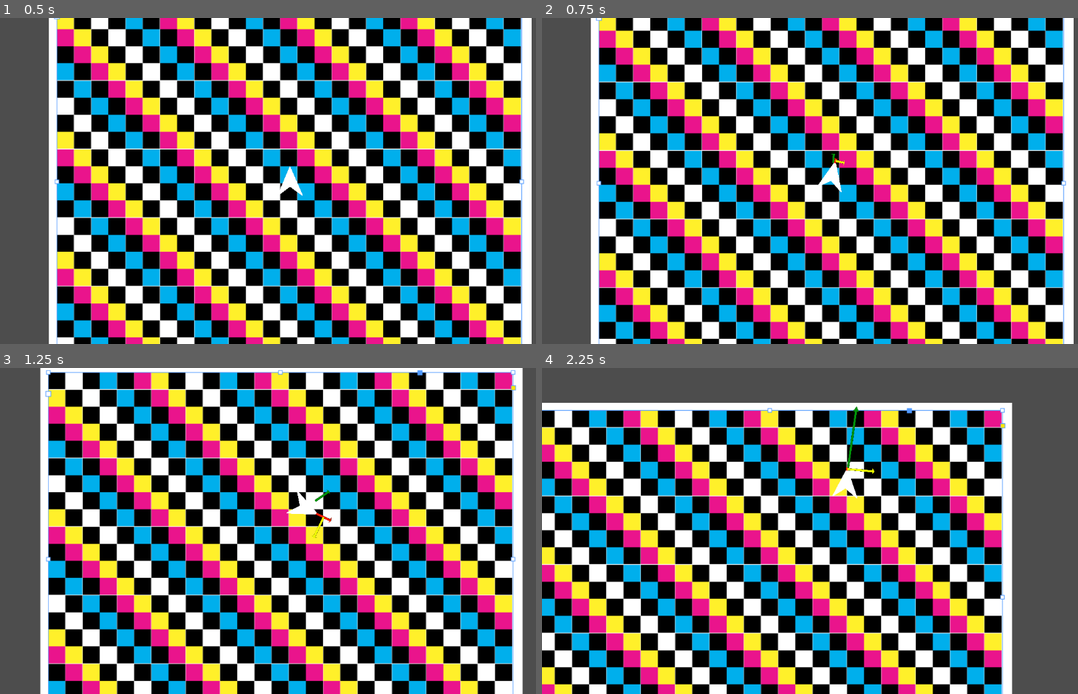
Above: before the commit, frames 1-4 (two rows, left to right).
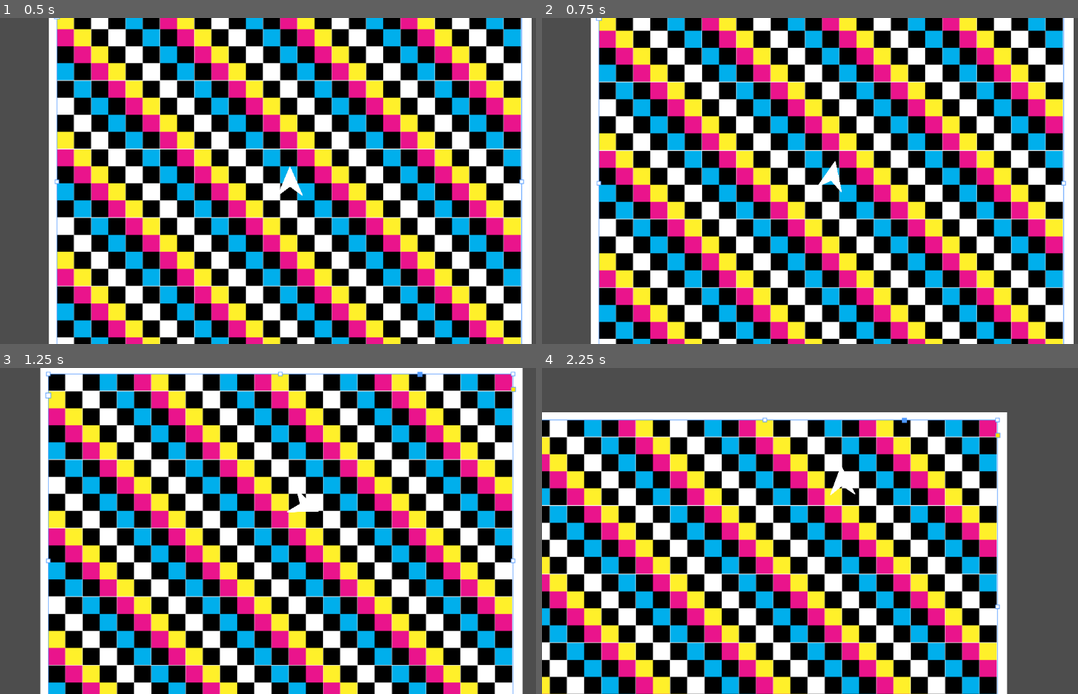
Above: after the commit, the same moments.

Repository: ParadoxArcher/Angle_Advantage
Game: Godot game, scene res://Scenes/GameScene.tscn
The game is run twice, just before and just after one commit, with the same random seed, the same clock (stepped at 60 frames per second) and the same inputs.
Inputs:
- Up to frame 1 (0.5 s): no input
- Up to frame 2 (0.75 s): tap Enter at 0.5 s; hold D (RotateRight) from 0.53 s (still down); hold W (Boost) from 0.53 s (still down)
- Up to frame 3 (1.25 s): keep holding D (RotateRight); keep holding W (Boost)
- Up to frame 4 (2.25 s): release D (RotateRight) at 1.28 s; release W (Boost) at 1.28 s; hold S (Back) 1.28-2.03 s; tap W (Boost) at 1.35 s; hold D (RotateRight) from 2.03 s (still down); hold W (Boost) from 2.03 s (still down); tap Space (Dodge) at 2.1 s

Frame 1 is identical in both runs. In frame 2, less than 0.1% of the frame differs, in the area x 51-57%, y 41-54%; in frame 3, 12%; in frame 4, 57%, in the area x 0-88%, y 10-100%.
Error after the commit: Invalid assignment of property or key 'visible' with value of type 'bool' on a base object of type 'Sprite2D'. (res://Scripts/PlayerScript.gd:103)

Commit message:
vault backup: 2025-01-14 19:46:36

Diff:
--- a/zProject Files/Godot/Scenes/Player.tscn
+++ b/zProject Files/Godot/Scenes/Player.tscn
@@ -29,7 +29,7 @@
 scale = Vector2(0.35, 0.5)
 texture = ExtResource("3_2uf6m")
 
-[node name="NeutralDisplay" type="Sprite2D" parent="Sprites"]
+[node name="BoostDirDisplay" type="Sprite2D" parent="Sprites"]
 visible = false
 position = Vector2(-8.88178e-14, -52)
 scale = Vector2(0.35, 0.5)
--- a/zProject Files/Godot/Scripts/PlayerScript.gd
+++ b/zProject Files/Godot/Scripts/PlayerScript.gd
@@ -2,16 +2,16 @@
 
 #region Variables
 ## Brake Variables
-@export var BrakeDecelMult = [4, 3] # {0: SpeedDecelMult, 1: RotaDecelMult}
+@export var BrakeDecelMult = [3, 3] # {0: SpeedDecelMult, 1: RotaDecelMult}
 var isBraking = false
 
 ## CounterSteering
-@export var CounterScaler = [.5, .5] # {0: CounterAccel, 1: CounterSteer}
+@export var CounterScaler = [.5, .35] # {0: CounterAccel, 1: CounterSteer}
 
 ## Boost Variables
 @export var MaxSpeed = [1000, 1000] # {0: Fluctuating, 1: BaseMaxSpeed} ## Beware DodgeMaxSpeed
 @export var SpeedAccel = .025
-@export var SpeedDecel = [.01, .01] # {0: Fluctuating,  1: Decel} ## Beware BrakeDecelMult
+@export var SpeedDecel = [.005, .005] # {0: Fluctuating,  1: Decel} ## Beware BrakeDecelMult
 @export var BoostDecay = [0, .015, .8] # {0: Fluctuating,  1:DecayRate, 2:BoostRelease}
 var BoostDir = Vector2(0, 0)
 var AccelRate = 0
@@ -88,12 +88,12 @@
 
 
 
-#region Markers
+#region Markers Variables
 @export var MarkerSize = {"CenterGap": 50, "RotaSpeedGap": 75, "VelLength": .5, "NeutralLength": .35, "RotaSpeedLength": .5} #RotaSpeedGap left unimplemented, intended to slide rota_speed_display along neutral_display
 @export var Markers = [true, false]
-@onready var vel_display = $Sprites/VelDisplay
-@onready var neutral_display = $Sprites/NeutralDisplay
-@onready var rota_speed_display = $Sprites/RotaSpeedDisplay
+@onready var vel_display = Sprite2D
+@onready var boost_dir_display = Sprite2D
+@onready var rota_speed_display = Sprite2D
 #endregion
 
 func _process(_delta):
@@ -101,7 +101,7 @@
 	if Markers[0]:
 		if not Markers[1]:
 			vel_display.visible = true
-			neutral_display.visible = true
+			boost_dir_display.visible = true
 			rota_speed_display.visible = true
 			Markers[1] = true
 
@@ -109,17 +109,17 @@
 		vel_display.position = position + (((150 * vel_display.scale.x ) + MarkerSize["CenterGap"] ) * velocity.normalized() ) # 150 is the size of vel_display's sprite's X.length/2
 		vel_display.rotation = velocity.angle()
 
-		neutral_display.scale.x = BoostDecay[0] * MarkerSize["NeutralLength"]
-		neutral_display.position = position + ((150 * neutral_display.scale.x ) + MarkerSize["CenterGap"] ) * Vector2(cos(rotation), sin(rotation))
-		neutral_display.rotation = rotation
+		boost_dir_display.scale.x = BoostDecay[0] * MarkerSize["NeutralLength"]
+		boost_dir_display.position = position + ((150 * boost_dir_display.scale.x ) + MarkerSize["CenterGap"] ) * Vector2(cos(rotation), sin(rotation))
+		boost_dir_display.rotation = rotation
 
 		rota_speed_display.scale.x = RotaSpeed * MarkerSize["RotaSpeedLength"] / MaxRota[1]
-		rota_speed_display.position = neutral_display.position + ((150 * rota_speed_display.scale.x ) * Vector2(cos(neutral_display.rotation + PI/2), sin(neutral_display.rotation + PI/2)) )
-		rota_speed_display.rotation = neutral_display.rotation + PI/2
+		rota_speed_display.position = boost_dir_display.position + ((150 * rota_speed_display.scale.x ) * Vector2(cos(boost_dir_display.rotation + PI/2), sin(boost_dir_display.rotation + PI/2)) )
+		rota_speed_display.rotation = boost_dir_display.rotation + PI/2
 
 	elif Markers [1]:
 		vel_display.visible = false
-		neutral_display.visible = false
+		boost_dir_display.visible = false
 		rota_speed_display.visible = false
 		Markers[1] = false
 	#endregion
Not shown, changed: .obsidian/workspace.json
